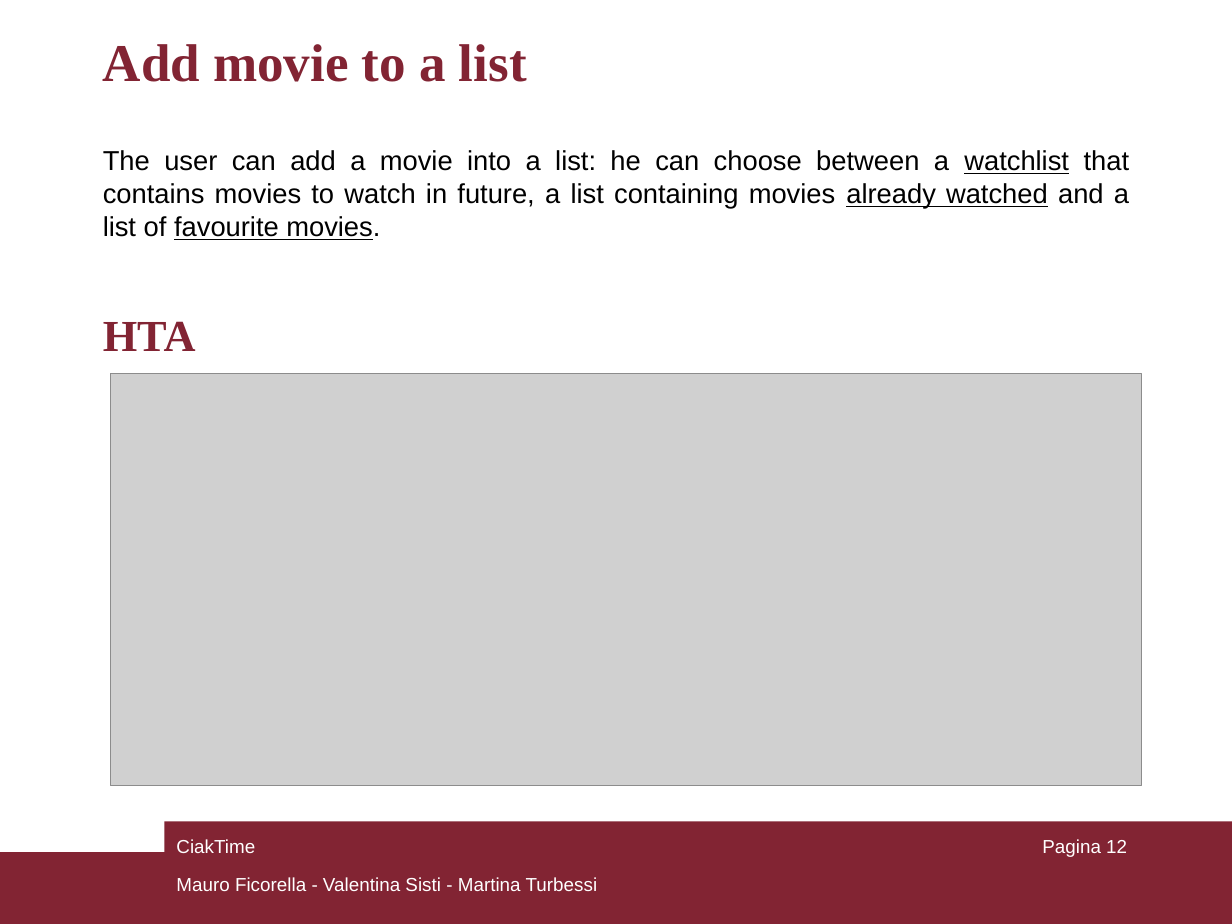
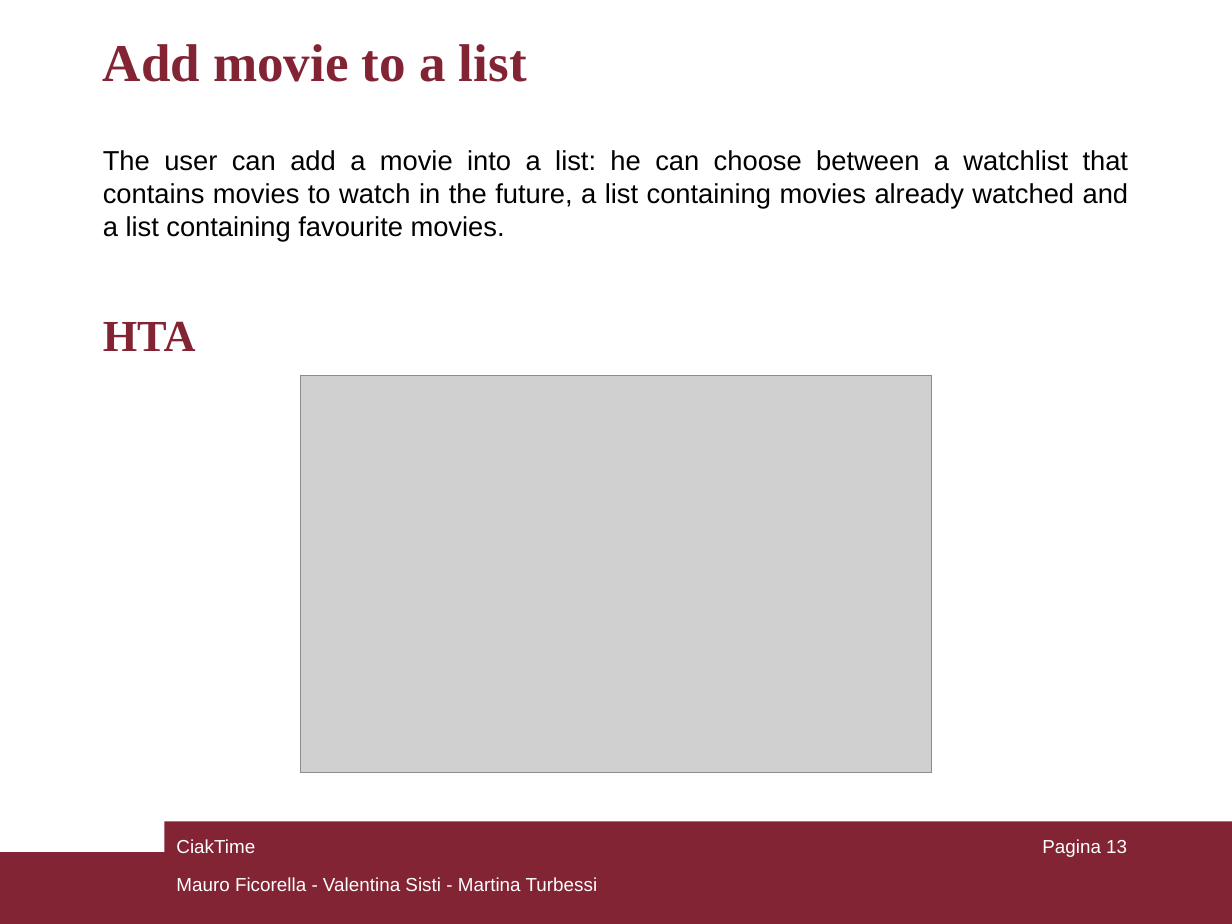
Before and after one commit to mauroficorella/Human-Computer-Interaction, a slide deck: slide 13 of Documentazione/CiakTime_HCI.ppt (slide 12 before the commit). Drawn at 1232x924 pixels with LibreOffice and Linux fonts; fonts in the diff are those of the drawing; grey boxes stand for pictures. Boxes give left, top, right and bottom in pixels: in the first picture for what was removed or moved away, otherwise in the second. Text is boxed around its words. In the diff, an @@ line names an element or a change of style, - is before the commit and + after.

```diff
--- a/Documentazione/CiakTime_HCI.ppt
+++ b/Documentazione/CiakTime_HCI.ppt
@@ text at [103,150,1129,241]: text changed @@
-The user can add a movie into a list: he can choose between a watchlist that contains movies to watch in future, a list containing movies already watched and a list of favourite movies.
+The user can add a movie into a list: he can choose between a watchlist that contains movies to watch in the future, a list containing movies already watched and a list containing favourite movies.
@@ picture: place and size @@
-picture at [111,373,1142,785]
+picture at [301,376,933,772]
@@ page number at [1042,839,1127,857]: text changed @@
-Pagina 12
+Pagina 13
```
Also in this commit, not shown: 3 other slides changed, 1 slide added, 3 other files.
